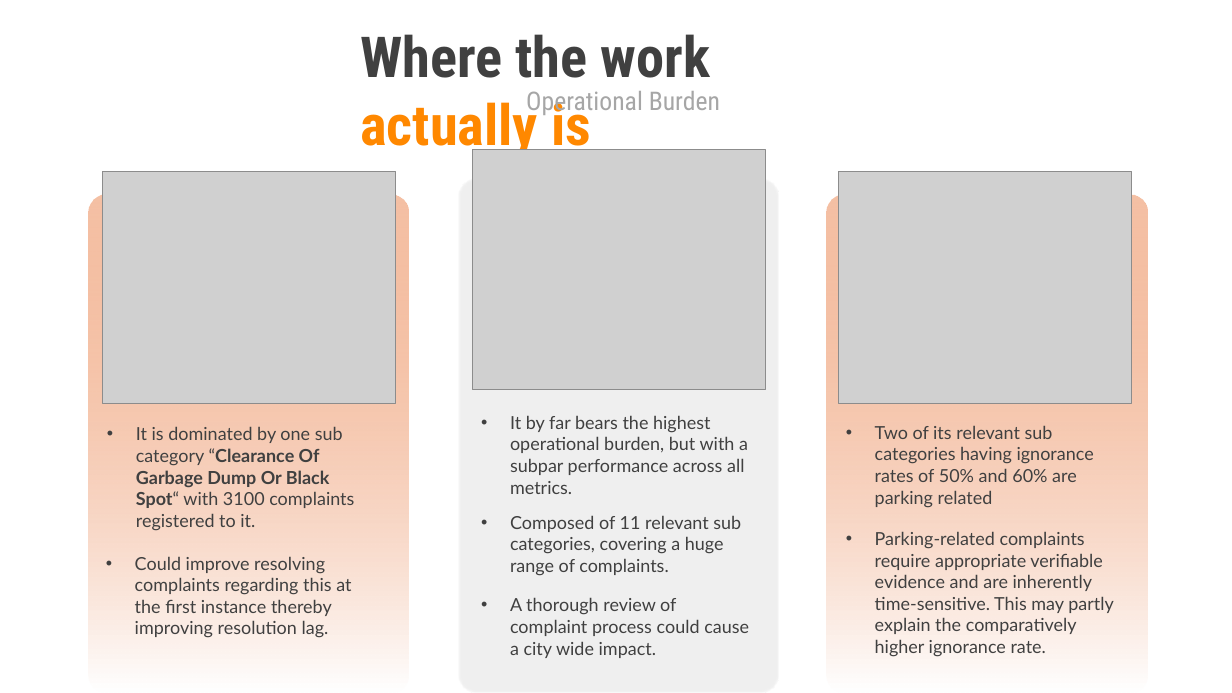
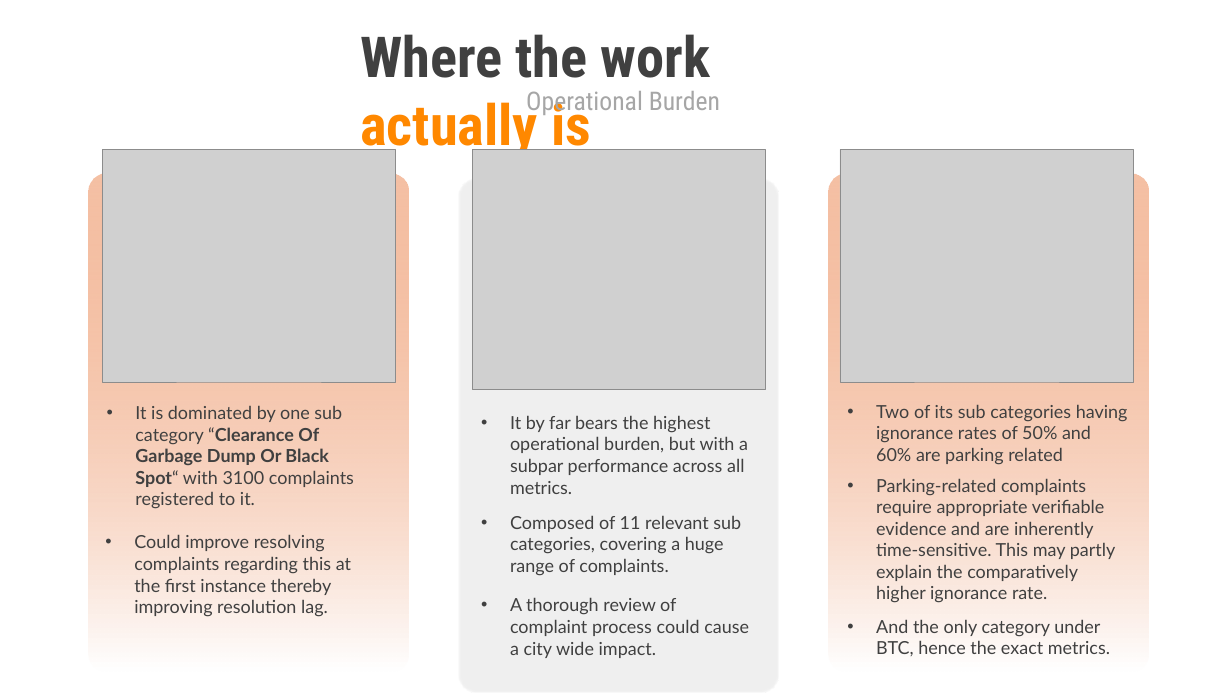
Before and after one commit to ahsankassim/Bangalore_Citizen_Complaint_Analysis, a slide deck: slide 8 of Complaint_Log_Analysis_Slides.pptx. Drawn at 1232x693 pixels with LibreOffice and Linux fonts; fonts in the diff are those of the drawing; grey boxes stand for pictures. Boxes give left, top, right and bottom in pixels: in the first picture for what was removed or moved away, otherwise in the second. Text is boxed around its words. In the diff, an @@ line names an element or a change of style, - is before the commit and + after.

```diff
--- a/Complaint_Log_Analysis_Slides.pptx
+++ b/Complaint_Log_Analysis_Slides.pptx
@@ 2 pictures, 2 texts, 2 rounded rectangles: place and size @@
-2 pictures, 2 texts, 2 rounded rectangles at [90,171,1147,693]
+2 pictures, 2 texts, 2 rounded rectangles at [89,150,1149,672]
@@ text at [876,404,1128,465]: text changed @@
-• Two of its relevant sub categories having ignorance rates of 50% and 60% are parking related
+• Two of its sub categories having ignorance rates of 50% and 60% are parking related
@@ text "Parking-related complaints require appropriate verifiable ...": place and size @@
-text "Parking-related complaints require appropriate verifiable ..." at [875,531,1113,657]
+text "Parking-related complaints require appropriate verifiable ..." at [876,478,1115,603]
@@ text added at [876,619,1110,656], 14 pt, text #404040 @@
+• And the only category under BTC, hence the exact metrics.
```
Also in this commit, not shown: 4 other slides changed.
